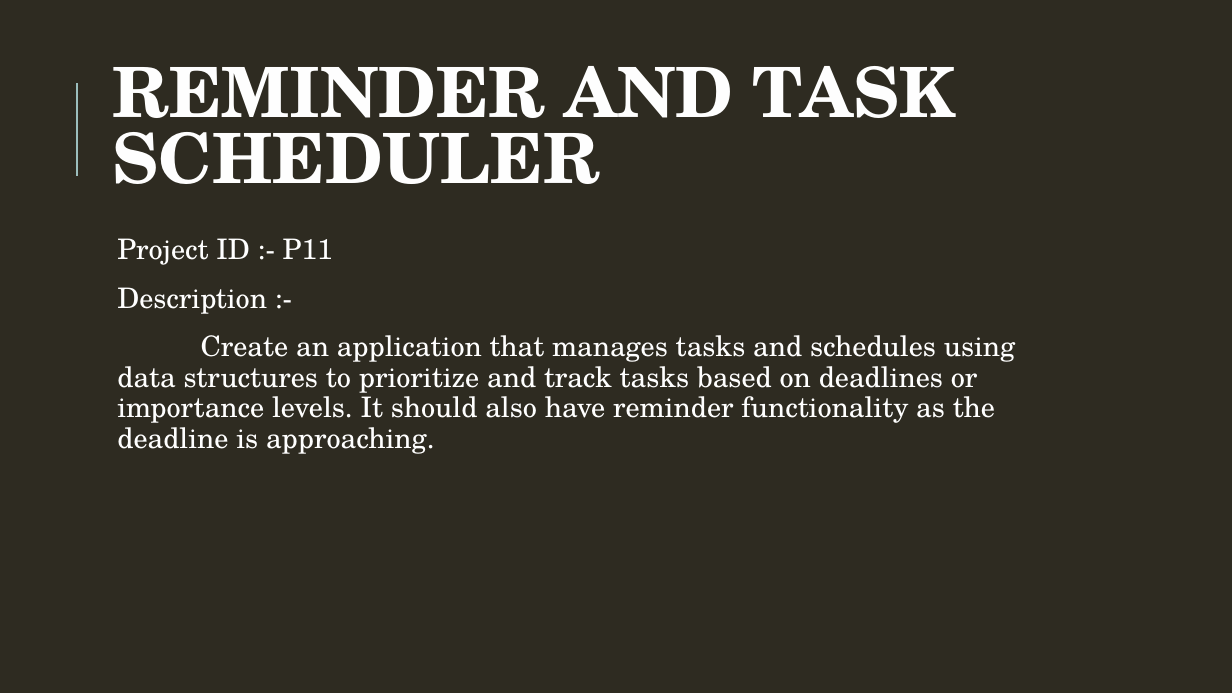
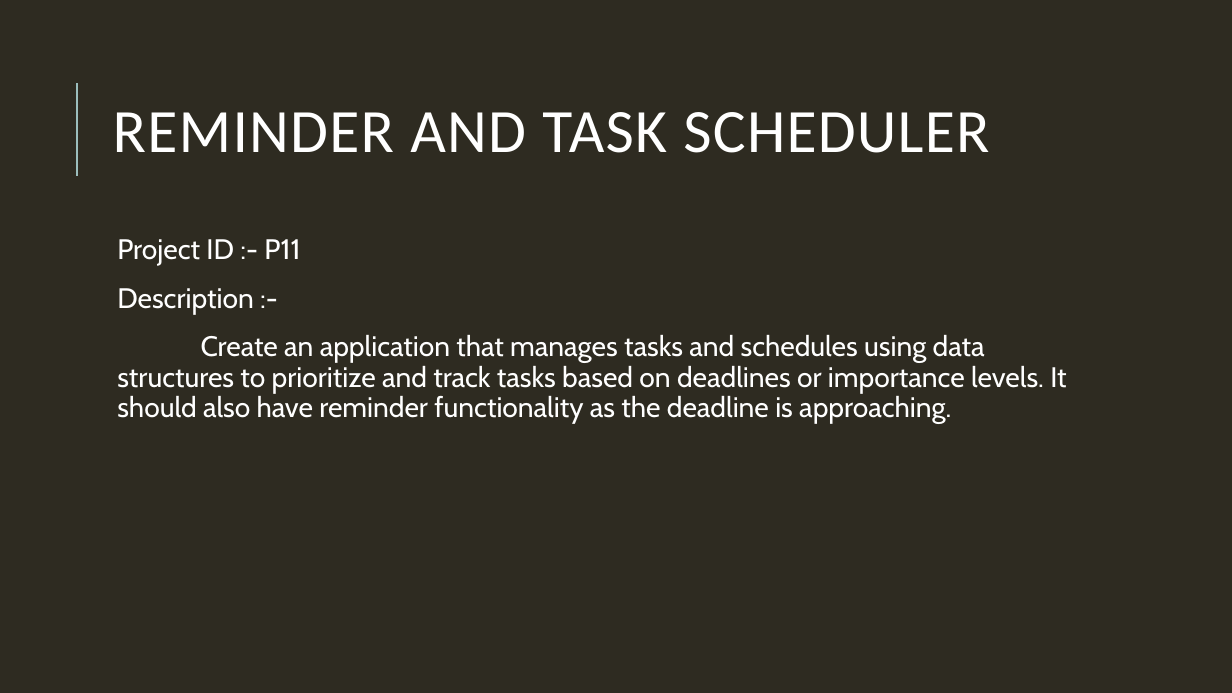
Before and after one commit to Yaksh1311/Capstone, a slide deck: slide 3 of Presentation.pptx. Drawn at 1232x693 pixels with LibreOffice and Linux fonts; fonts in the diff are those of the drawing. Boxes give left, top, right and bottom in pixels: in the first picture for what was removed or moved away, otherwise in the second. Text is boxed around its words. In the diff, an @@ line names an element or a change of style, - is before the commit and + after.

```diff
--- a/Presentation.pptx
+++ b/Presentation.pptx
@@ title "REMINDER AND TASK SCHEDULER": place and size @@
-title "REMINDER AND TASK SCHEDULER" at (113, 66, 956, 184)
+title "REMINDER AND TASK SCHEDULER" at (113, 112, 989, 153)
@@ title "REMINDER AND TASK SCHEDULER" at (113, 112, 989, 153): size 54 to 48 pt, font TeX Gyre Schola to Calibri, text colour #FEFEFE to #FFFFFF, letter spacing 0 to 1 pt, bold off @@
@@ text "Project ID :- P11" at (117, 239, 1066, 424): font TeX Gyre Schola to Cabin; indent changed; more space between paragraphs @@
```
Also in this commit, not shown: 20 other slides changed, 4 other files.
